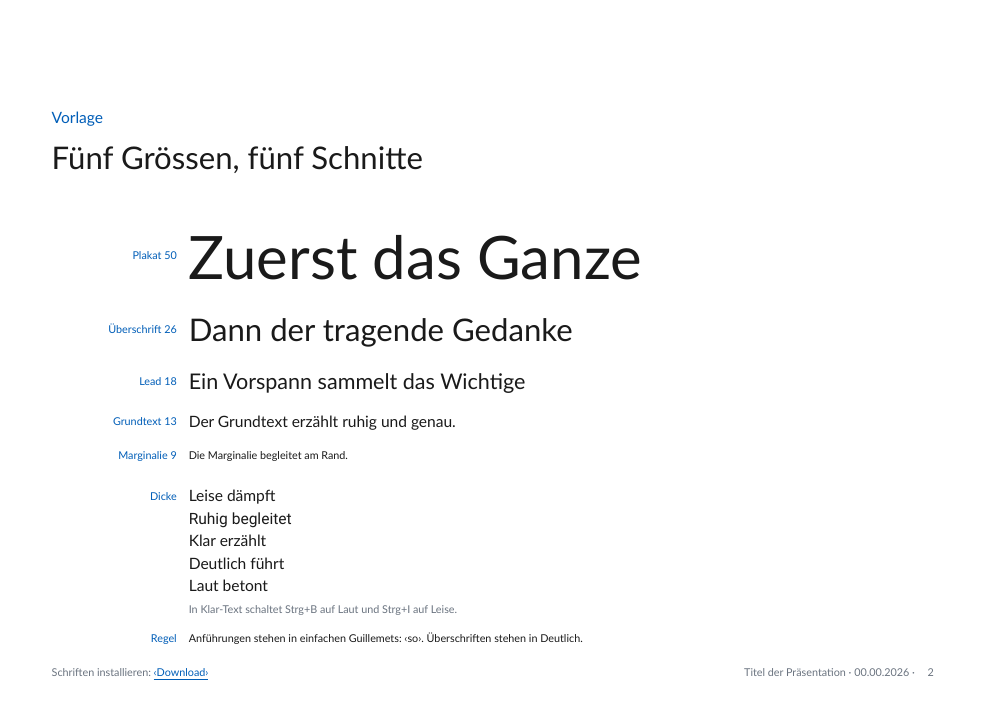
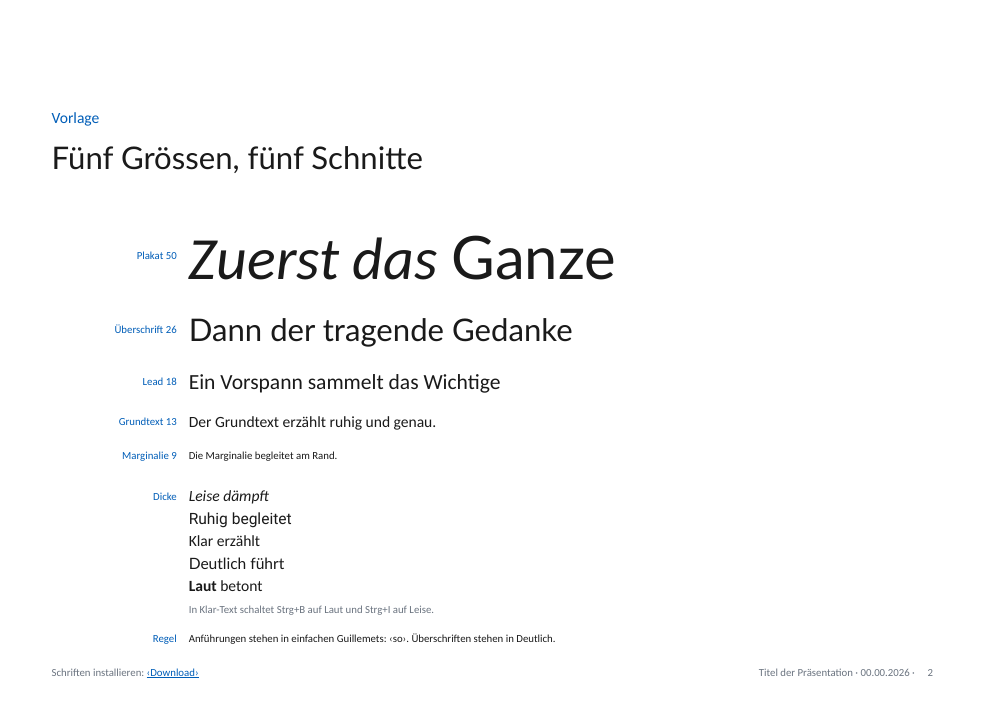
Before and after one commit to phtok/goeloggen, a slide deck: slide 2 of assets/templates/GoetheanumVorlageA4.pptx. Drawn at 1008x713 pixels with LibreOffice and Linux fonts; fonts in the diff are those of the drawing; background and template pictures are left out. Boxes give left, top, right and bottom in pixels: in the first picture for what was removed or moved away, otherwise in the second. Text is boxed around its words. In the diff, an @@ line names an element or a change of style, - is before the commit and + after.

```diff
--- a/assets/templates/GoetheanumVorlageA4.pptx
+++ b/assets/templates/GoetheanumVorlageA4.pptx
@@ text "Zuerst das Ganze" at box(189, 235, 617, 280): font Lato to Calibri, italic on in "Zuerst das" @@
@@ text "Leise dämpft" at box(189, 490, 269, 504): font Lato to Calibri, italic on @@
@@ text "Laut betont" at box(189, 580, 262, 591): font Lato to Calibri; bold on in "Laut" @@
@@ font Lato to Calibri in 16 elements at box(52, 112, 100, 126), box(137, 251, 177, 259), box(115, 324, 177, 333), box(143, 377, 177, 385), box(189, 374, 501, 393), box(119, 417, 177, 425), box(189, 416, 437, 430), box(122, 451, 176, 461), box(189, 451, 337, 461), box(153, 492, 177, 500), box(189, 535, 260, 546), box(189, 605, 434, 615), box(153, 634, 177, 644), box(189, 633, 555, 644), box(52, 668, 199, 678), box(759, 668, 910, 676) @@
```
Also in this commit, not shown: 14 other slides changed, 17 other files.
